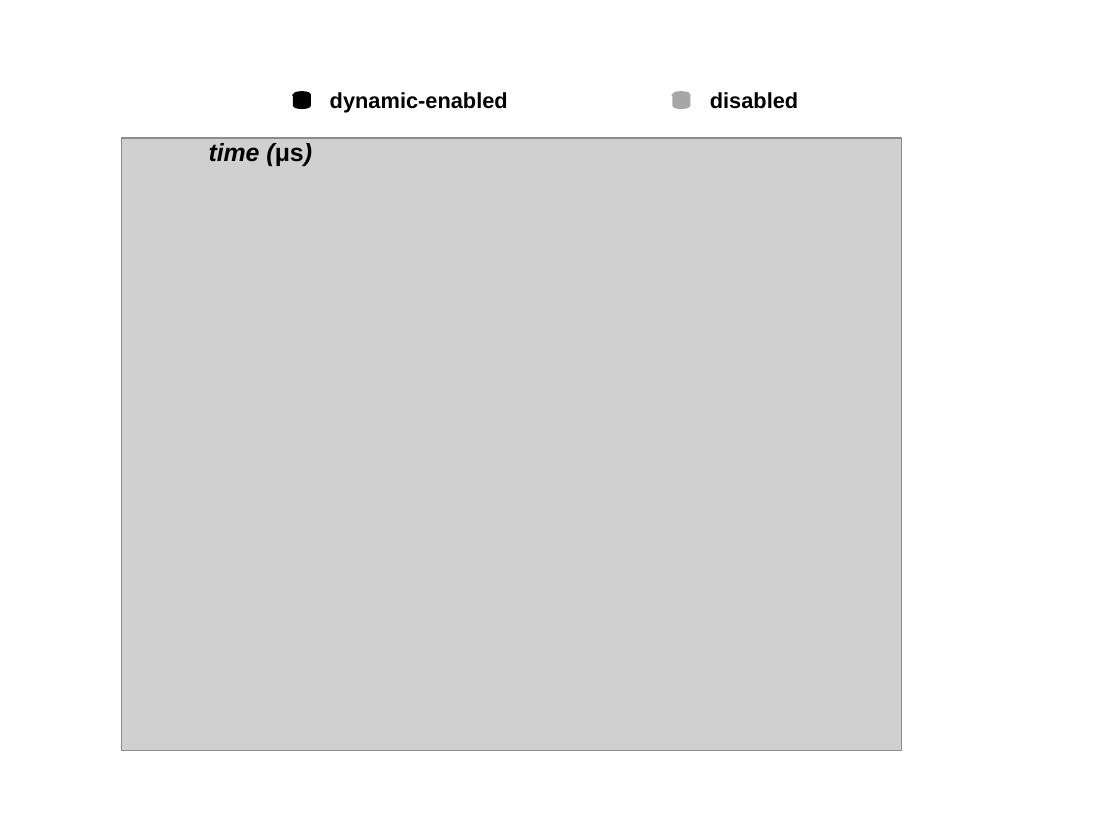
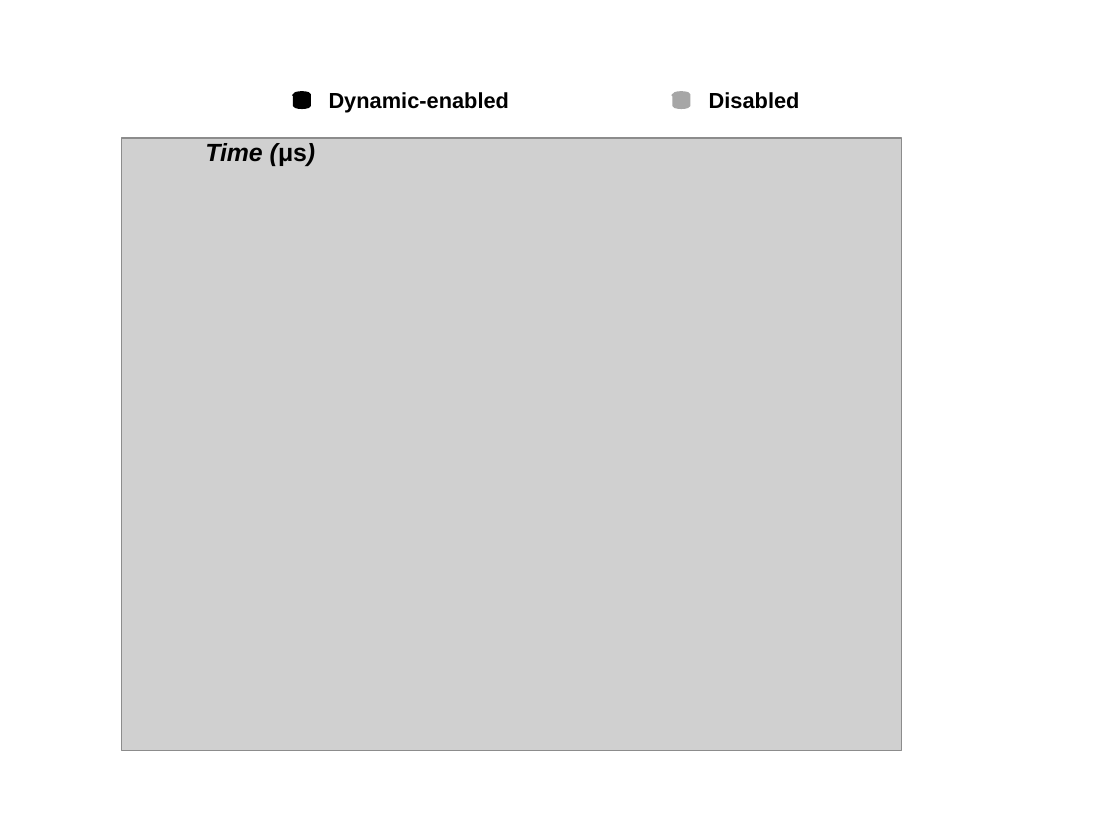
Before and after one commit to strongerwill/FastIO, a slide deck: slide 1 of doc/materials/steady_enabled_qi_benchmarks/lmbench.ppt. Drawn at 1120x840 pixels with LibreOffice and Linux fonts; fonts in the diff are those of the drawing; grey boxes stand for pictures. Boxes give left, top, right and bottom in pixels: in the first picture for what was removed or moved away, otherwise in the second. Text is boxed around its words. In the diff, an @@ line names an element or a change of style, - is before the commit and + after.

```diff
--- a/doc/materials/steady_enabled_qi_benchmarks/lmbench.ppt
+++ b/doc/materials/steady_enabled_qi_benchmarks/lmbench.ppt
@@ text at (329, 92, 509, 113): text changed @@
-dynamic-enabled
+Dynamic-enabled
@@ text at (709, 92, 800, 109): text changed @@
-disabled
+Disabled
@@ text at (205, 143, 316, 166): text changed @@
-time (μs)
+Time (μs)
```
Also in this commit, not shown: 4 other files.
